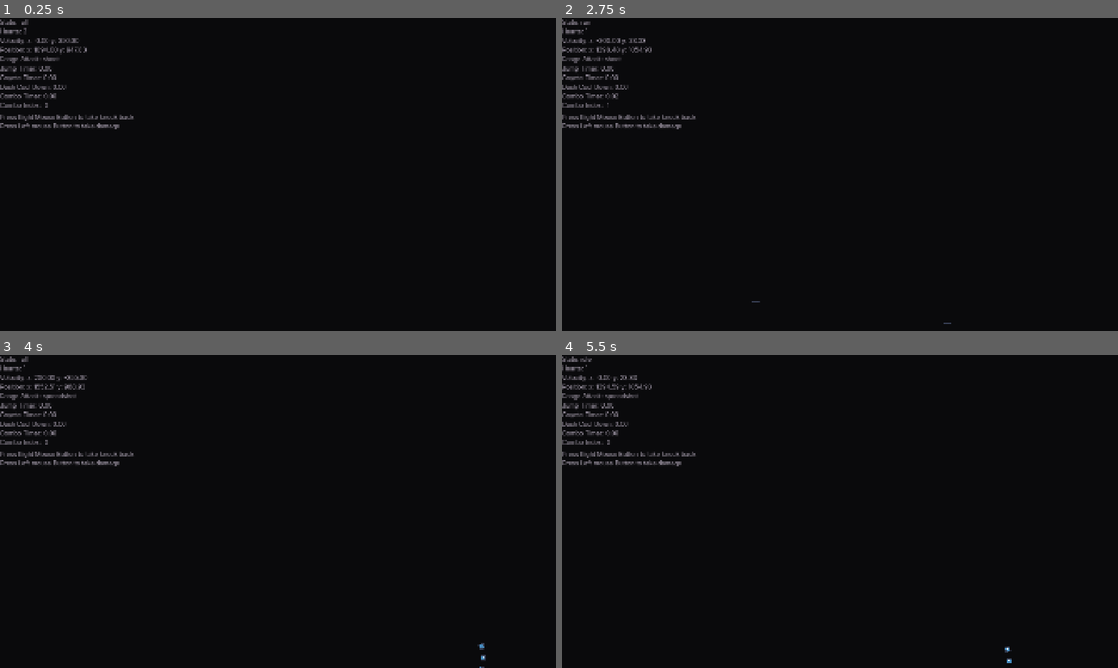
Above: before the commit, frames 1-4 (two rows, left to right).
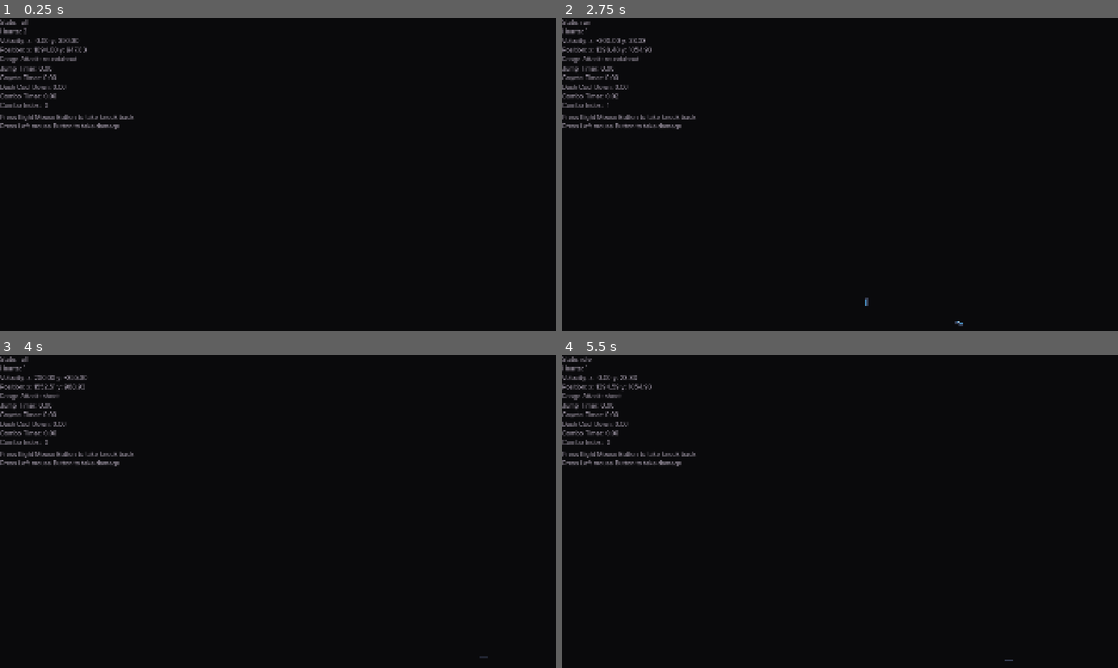
Above: after the commit, the same moments.

Repository: SinaMajdieh/boss-room
Game: Godot game, scene res://scenes/level.tscn
Same seed, same stepped clock (60 frames per second), same inputs: the game is played once before the commit and once after it. The engine's default icon, where the game draws it, is replaced by a stand-in: a white triangle on a blue panel in a dark square.
Inputs (mouse positions are in pixels of both pictures, inside the frame that each line leads up to):
- Up to frame 1 (0.25 s): no input
- Up to frame 2 (2.75 s): move the mouse to (962, 158) at 0.52 s; hold Right (shoot) 0.53-1.28 s; hold D (move_right) 0.53-2.03 s; click (962, 158) at 0.6 s; tap Space (jump) at 0.77, 1.52 s; tap Enter at 1.25 s; move the mouse to (728, 190) at 1.27 s; tap Right (shoot) at 1.35 s; click (728, 190) at 1.55 s; move the mouse to (895, 105) at 2.02 s; hold A (move_left) from 2.03 s (still down); hold Right (shoot) from 2.03 s (still down); right-click (895, 105) at 2.1 s
- Up to frame 3 (4 s): move the mouse to (250, 574) at 2.77 s; release A (move_left) at 2.78 s; release Right (shoot) at 2.78 s; hold D (move_right) from 2.78 s (still down); click (250, 574) at 2.85 s; tap Space (jump) at 3.02, 3.77 s; move the mouse to (444, 558) at 3.52 s; hold Tab (cycle_attack) from 3.53 s (still down); tap Right (shoot) at 3.8 s
- Up to frame 4 (5.5 s): tap Space (jump) at 4.25, 4.52 s; move the mouse to (673, 464) at 4.27 s; release D (move_right) at 4.28 s; release Tab (cycle_attack) at 4.28 s; hold A (move_left) 4.28-5.03 s; tap Shift (dash) at 4.35 s; click (673, 464) at 4.55 s; move the mouse to (867, 511) at 5.02 s; hold D (move_right) from 5.03 s (still down); hold Ctrl (lock) from 5.03 s (still down); tap Right (shoot) at 5.3 s

The runs differ from the first frame. In frame 1, less than 0.1% of the frame differs, in the area x 7-14%, y 12-14%; in frame 2, 0.1%, in the area x 7-73%, y 12-99%; in frame 3, less than 0.1%; in frame 4, less than 0.1%.

Commit message:
Add RoundAbout bullet type and integrate into player attack states

Diff:
--- /dev/null
+++ b/scenes/bullet/player_round_about_bullet.tscn
@@ -0,0 +1,23 @@
+[gd_scene format=3 uid="uid://ckf7wrtan8x6q"]
+
+[ext_resource type="Script" uid="uid://moxydn66hajr" path="res://scripts/bullet/round_about.gd" id="1_bnjno"]
+[ext_resource type="Texture2D" uid="uid://cukso4rdmf0aw" path="res://assets/icon.svg" id="2_s2kj3"]
+
+[sub_resource type="RectangleShape2D" id="RectangleShape2D_y25gk"]
+size = Vector2(30, 12)
+
+[node name="Bullet" type="Area2D" unique_id=716996682]
+collision_layer = 0
+collision_mask = 6
+script = ExtResource("1_bnjno")
+damage = 150
+
+[node name="Icon" type="Sprite2D" parent="." unique_id=656665598]
+scale = Vector2(0.3, 0.3)
+texture = ExtResource("2_s2kj3")
+region_enabled = true
+region_rect = Rect2(0, 0, 100, 40)
+
+[node name="CollisionShape2D" type="CollisionShape2D" parent="." unique_id=1646836112]
+shape = SubResource("RectangleShape2D_y25gk")
+debug_color = Color(4.379898e-06, 0.641265, 0.34637102, 0.41960785)
--- a/scenes/player.tscn
+++ b/scenes/player.tscn
@@ -24,6 +24,7 @@
 [ext_resource type="Script" uid="uid://cs0da4yxpnw6y" path="res://scripts/player/states/fall_no_coyote.gd" id="19_i4ail"]
 [ext_resource type="Script" uid="uid://nvenrkkutn2i" path="res://scripts/player/states/spread_shot.gd" id="20_4ni07"]
 [ext_resource type="PackedScene" uid="uid://cg6nb2553020a" path="res://scenes/bullet/player_spread_bullet.tscn" id="21_l71n6"]
+[ext_resource type="PackedScene" uid="uid://ckf7wrtan8x6q" path="res://scenes/bullet/player_round_about_bullet.tscn" id="23_ke2ow"]
 
 [sub_resource type="CapsuleShape2D" id="CapsuleShape2D_kpjcp"]
 height = 50.0
@@ -349,7 +350,8 @@
 
 [node name="PlayerRangeAttacks" type="Node" parent="." unique_id=133369786 node_paths=PackedStringArray("attack_states")]
 script = ExtResource("5_4ni07")
-attack_states = [NodePath("../StateMachine/Shoot"), NodePath("../StateMachine/SpreadShot")]
+attack_states = [NodePath("../StateMachine/Shoot"), NodePath("../StateMachine/SpreadShot"), NodePath("../StateMachine/RoundAbout")]
+current_attack_index = 2
 
 [node name="PlayerCollisionController" type="Node" parent="." unique_id=708365361 node_paths=PackedStringArray("collisions", "hit_boxes")]
 script = ExtResource("2_d2wvv")
@@ -441,6 +443,13 @@
 script = ExtResource("19_i4ail")
 metadata/_custom_type_script = "uid://dg6fyq3asbqgo"
 
+[node name="RoundAbout" type="Node" parent="StateMachine" unique_id=134697461 node_paths=PackedStringArray("player")]
+script = ExtResource("17_4r5pv")
+player_bullet_scene = ExtResource("23_ke2ow")
+shoot_cool_down_time = 0.3
+player = NodePath("../..")
+metadata/_custom_type_script = "uid://dg6fyq3asbqgo"
+
 [node name="Timers" type="Node" parent="." unique_id=881266517]
 
 [node name="JumpTimer" type="Timer" parent="Timers" unique_id=2028828387]
--- /dev/null
+++ b/scripts/bullet/round_about.gd
@@ -0,0 +1,20 @@
+extends BaseBullet
+class_name RoundAboutBullet
+
+@export var max_speed: float = 800.0
+@export var rotation_speed: float = 360.0 * 4 # Degrees per second
+@export var decel_time: float = 0.5 # Time in seconds to decelerate to a stop
+
+func _process(delta: float) -> void:
+	# Rotate the bullet around its center
+	rotation += deg_to_rad(rotation_speed * delta)
+
+	# Decelerate, stop, then accelerate backwards
+	speed = move_toward(speed, -max_speed, (max_speed / decel_time) * delta)
+
+	position += direction.normalized() * speed * delta
+
+	# Check if the bullet's lifetime has expired
+	life_time -= delta
+	if life_time <= 0.0:
+		queue_free()
--- a/scripts/player/range_attacks.gd
+++ b/scripts/player/range_attacks.gd
@@ -3,7 +3,7 @@
 
 @export var attack_states: Array[PlayerState] = []
 
-var current_attack_index: int = 0
+@export var current_attack_index: int = 0
 
 ## Cycles to the advance_attack attack state in the array.
 func advance_attack() -> void:
Not shown, added: scripts/bullet/round_about.gd.uid
